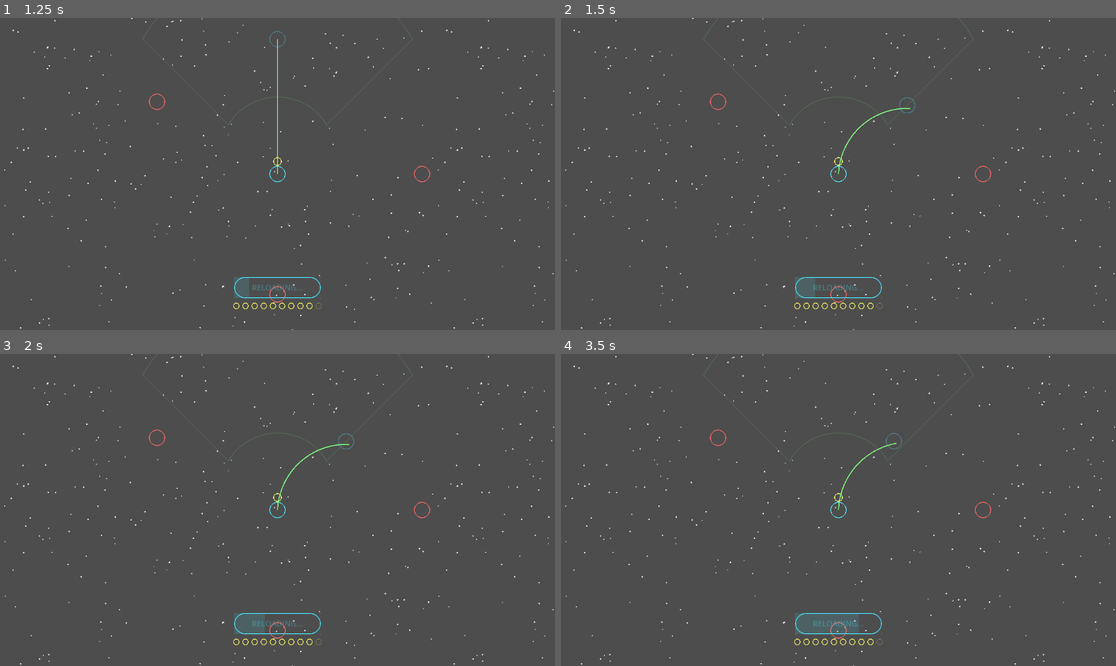
Above: before the commit, frames 1-4 (two rows, left to right).
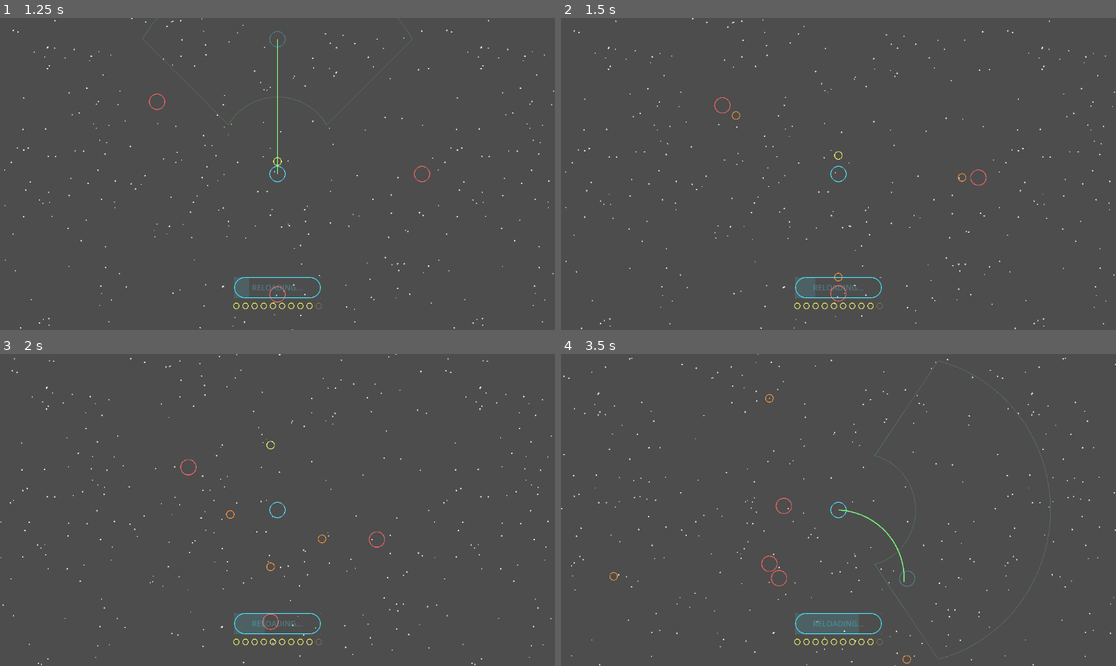
Above: after the commit, the same moments.

Repository: failuer/vibe-space
Game: Godot game, scene res://game_world.tscn
Same seed, same stepped clock (60 frames per second), same inputs: the game is played once before the commit and once after it.
Inputs (mouse positions are in pixels of both pictures, inside the frame that each line leads up to):
- Up to frame 1 (1.25 s): click "FIRE" at 0.5 s
- Up to frame 2 (1.5 s): move the mouse to (960, 158) at 1.27 s; click (960, 158) at 1.42 s
- Up to frame 3 (2 s): no input
- Up to frame 4 (3.5 s): move the mouse to (727, 525) at 2.02 s; click (727, 525) at 2.17 s; move the mouse to (894, 441) at 2.77 s; click (894, 441) at 2.92 s

Frame 1 is identical in both runs. In frame 2, 1.0% of the frame differs, in the area x 0-100%, y 0-100%; in frame 3, 1.2%; in frame 4, 1.4%.

Commit message:
feat: space fires weapon, left-click confirms move order

Diff:
--- a/game.gd
+++ b/game.gd
@@ -199,14 +199,17 @@
 
     if event is InputEventKey and event.pressed and not event.echo:
         if event.keycode == KEY_SPACE:
-            if phase == GamePhase.PLANNING and player_alive:
-                _start_simulation()
+            _try_fire_player()
 
     if phase != GamePhase.PLANNING:
         return
 
     if event is InputEventMouseMotion:
         _update_planned_vector(get_global_mouse_position())
+
+    if event is InputEventMouseButton and event.pressed and event.button_index == MOUSE_BUTTON_LEFT:
+        if player_alive:
+            _start_simulation()
 
 
 func _start_simulation() -> void:
